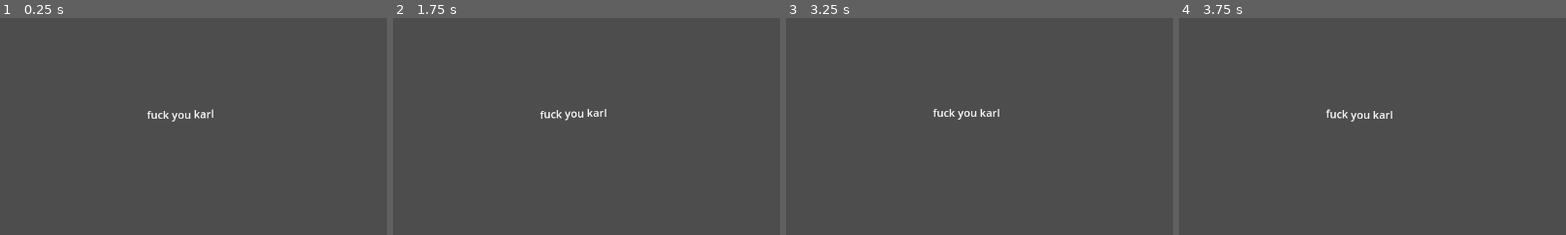
Above: before the commit, frames 1-4 (left to right).
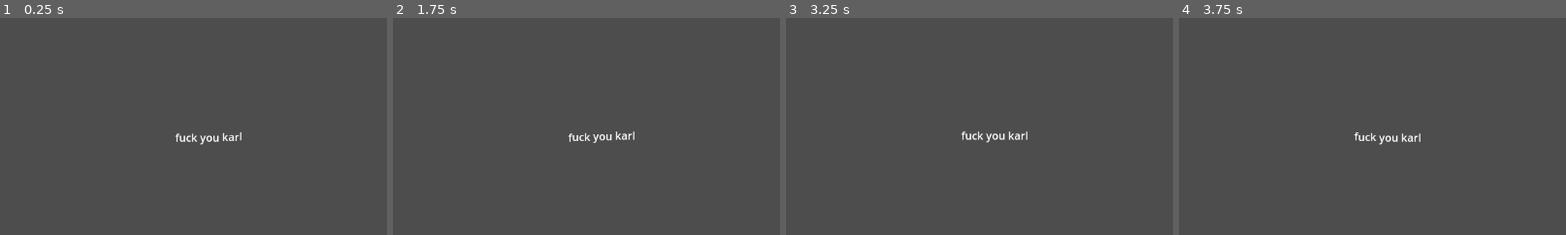
Above: after the commit, the same moments.

Repository: erica-codes/GJP24
Game: Godot game, scene res://core/scenes/menu.tscn
The game is run twice, just before and just after one commit, with the same random seed, the same clock (stepped at 60 frames per second) and the same inputs. The project has no main scene, so this scene is started directly.
Inputs:
- Up to frame 1 (0.25 s): no input
- Up to frame 2 (1.75 s): no input
- Up to frame 3 (3.25 s): tap Enter at 2.75 s
- Up to frame 4 (3.75 s): no input
The pictures show only the part of the screen within x 23-73%, y 19-69%; the shares and areas given below are measured in that part.

The runs differ from the first frame. In frame 1, 0.6% of the frame differs, in the area x 37-63%, y 41-59%; in frame 2, 0.7%; in frame 3, 0.6%; in frame 4, 0.7%.

Commit message:
added menu.tscn

Diff:
--- a/core/scenes/menu.tscn
+++ b/core/scenes/menu.tscn
@@ -10,9 +10,9 @@
 
 [node name="RichTextLabel" type="RichTextLabel" parent="."]
 layout_mode = 0
-offset_left = 478.0
-offset_top = 254.0
-offset_right = 1200.0
-offset_bottom = 294.0
+offset_left = 520.0
+offset_top = 288.0
+offset_right = 626.0
+offset_bottom = 328.0
 bbcode_enabled = true
 text = "[wave] fuck you karl"
